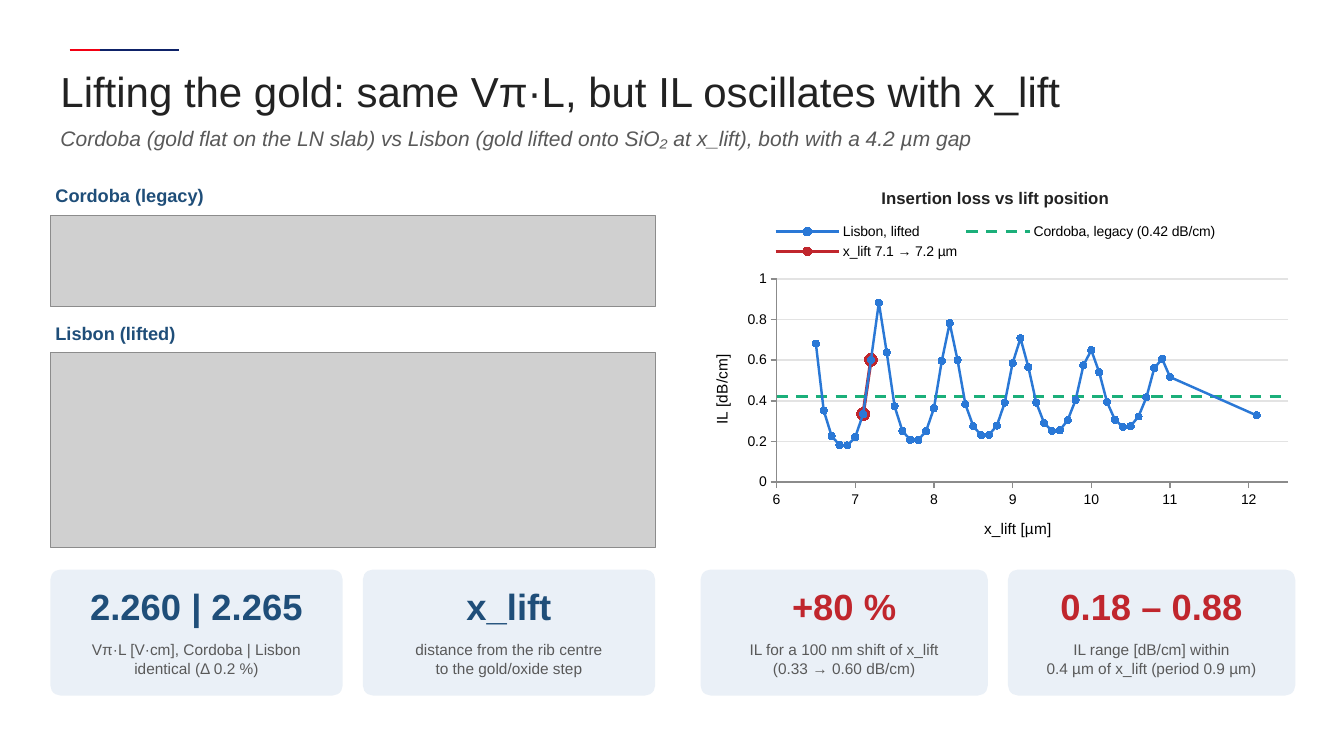
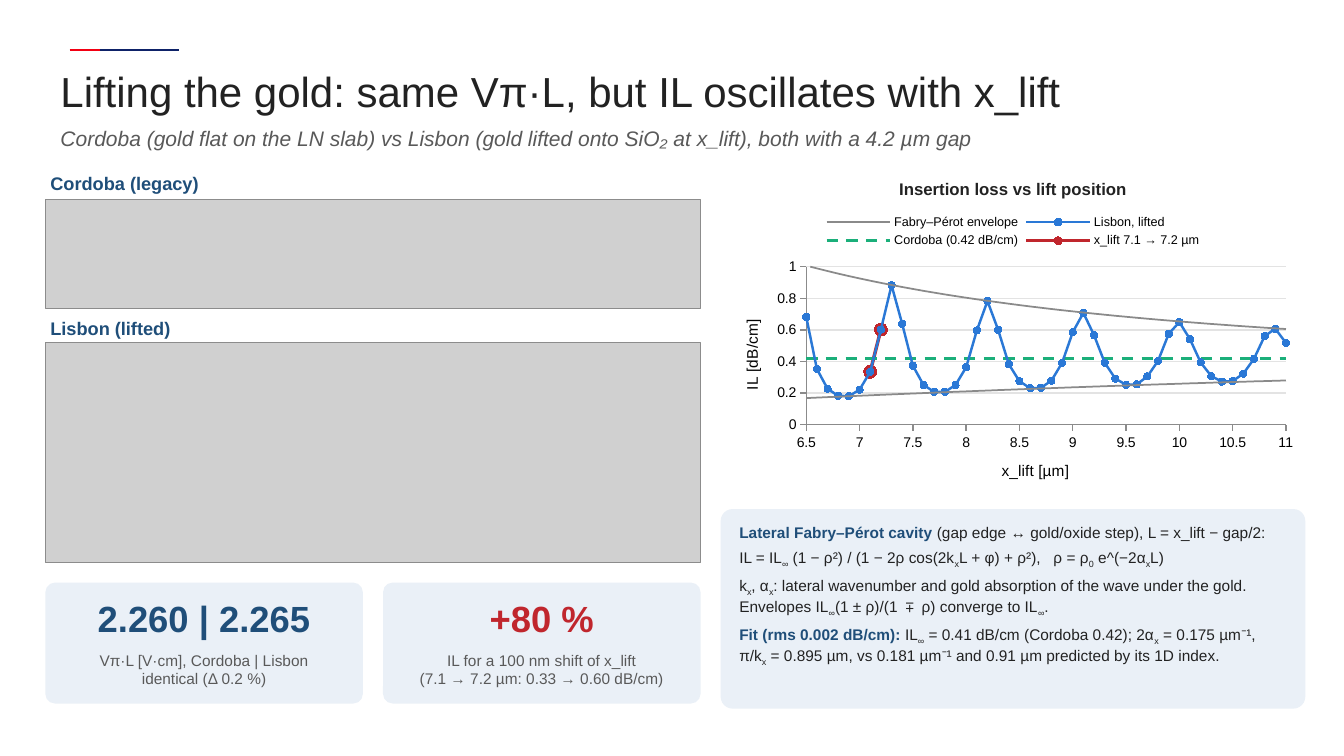
Before and after one commit to andreimuresian/claude, a slide deck: slide 2 of results/buffer/VPI_Lisbon_Lifted_buffer-meeting.pptx. Drawn at 1344x756 pixels with LibreOffice and Linux fonts; fonts in the diff are those of the drawing; grey boxes stand for pictures; background and template pictures are left out. Boxes give left, top, right and bottom in pixels: in the first picture for what was removed or moved away, otherwise in the second. Text is boxed around its words. In the diff, an @@ line names an element or a change of style, - is before the commit and + after.

```diff
--- a/results/buffer/VPI_Lisbon_Lifted_buffer-meeting.pptx
+++ b/results/buffer/VPI_Lisbon_Lifted_buffer-meeting.pptx
@@ text "Cordoba (legacy)": place and size @@
-text "Cordoba (legacy)" at (55,188,204,206)
+text "Cordoba (legacy)" at (50,176,199,194)
@@ scatter lines chart at (721,163,1306,501) @@
-Lisbon, lifted: (6.5, 0.68), (6.6, 0.35), (6.7, 0.23), (6.8, 0.18), (6.9, 0.18), (7, 0.22), (7.1, 0.33), (7.2, 0.6), (7.3, 0.88), (7.4, 0.64), (7.5, 0.37), (7.6, 0.25), (7.7, 0.21), (7.8, 0.21), (7.9, 0.25), (8, 0.36), (8.1, 0.6), (8.2, 0.78), (8.3, 0.6), (8.4, 0.38), (8.5, 0.28), (8.6, 0.23), (8.7, 0.23), (8.8, 0.28), (8.9, 0.39), (9, 0.58), (9.1, 0.71), (9.2, 0.57), (9.3, 0.39), (9.4, 0.29), (9.5, 0.25), (9.6, 0.25), (9.7, 0.31), (9.8, 0.4), (9.9, 0.57), (10, 0.65), (10.1, 0.54), (10.2, 0.39), (10.3, 0.31), (10.4, 0.27), (10.5, 0.28), (10.6, 0.32), (10.7, 0.42), (10.8, 0.56), (10.9, 0.61), (11, 0.52), (12.1, 0.33)
+Fabry–Pérot envelope: (6.5, 1.01), (6.6, 0.99), (6.7, 0.97), (6.8, 0.96), (6.9, 0.94), (7, 0.93), (7.1, 0.91), (7.2, 0.9), (7.3, 0.88), (7.4, 0.87), (7.5, 0.86), (7.6, 0.85), (7.7, 0.84), (7.8, 0.82), (7.9, 0.81), (8, 0.8), (8.1, 0.79), (8.2, 0.78), (8.3, 0.77), (8.4, 0.77), (8.5, 0.76), (8.6, 0.75), (8.7, 0.74), (8.8, 0.73), (8.9, 0.72), (9, 0.72), (9.1, 0.71), (9.2, 0.7), (9.3, 0.7), (9.4, 0.69), (9.5, 0.68), (9.6, 0.68), (9.7, 0.67), (9.8, 0.66), (9.9, 0.66), (10, 0.65), (10.1, 0.65), (10.2, 0.64), (10.3, 0.64), (10.4, 0.63), (10.5, 0.63), (10.6, 0.62), (10.7, 0.62), (10.8, 0.61), (10.9, 0.61), (11, 0.61)
@@ colour of Fabry–Pérot envelope #2A78D6 to #8A8A8A @@
-Cordoba, legacy (0.42 dB/cm): (6, 0.42), (12.5, 0.42)
+Series 2: (6.5, 0.17), (6.6, 0.17), (6.7, 0.17), (6.8, 0.18), (6.9, 0.18), (7, 0.18), (7.1, 0.19), (7.2, 0.19), (7.3, 0.19), (7.4, 0.19), (7.5, 0.2), (7.6, 0.2), (7.7, 0.2), (7.8, 0.21), (7.9, 0.21), (8, 0.21), (8.1, 0.21), (8.2, 0.22), (8.3, 0.22), (8.4, 0.22), (8.5, 0.22), (8.6, 0.23), (8.7, 0.23), (8.8, 0.23), (8.9, 0.23), (9, 0.24), (9.1, 0.24), (9.2, 0.24), (9.3, 0.24), (9.4, 0.25), (9.5, 0.25), (9.6, 0.25), (9.7, 0.25), (9.8, 0.25), (9.9, 0.26), (10, 0.26), (10.1, 0.26), (10.2, 0.26), (10.3, 0.27), (10.4, 0.27), (10.5, 0.27), (10.6, 0.27), (10.7, 0.27), (10.8, 0.28), (10.9, 0.28), (11, 0.28)
@@ colour of Series 2 #1BAF7A to #8A8A8A @@
-x_lift 7.1 → 7.2 µm: (7.1, 0.33), (7.2, 0.6)
+Lisbon, lifted: (6.5, 0.68), (6.6, 0.35), (6.7, 0.23), (6.8, 0.18), (6.9, 0.18), (7, 0.22), (7.1, 0.33), (7.2, 0.6), (7.3, 0.88), (7.4, 0.64), (7.5, 0.37), (7.6, 0.25), (7.7, 0.21), (7.8, 0.21), (7.9, 0.25), (8, 0.36), (8.1, 0.6), (8.2, 0.78), (8.3, 0.6), (8.4, 0.38), (8.5, 0.28), (8.6, 0.23), (8.7, 0.23), (8.8, 0.28), (8.9, 0.39), (9, 0.58), (9.1, 0.71), (9.2, 0.57), (9.3, 0.39), (9.4, 0.29), (9.5, 0.25), (9.6, 0.25), (9.7, 0.31), (9.8, 0.4), (9.9, 0.57), (10, 0.65), (10.1, 0.54), (10.2, 0.39), (10.3, 0.31), (10.4, 0.27), (10.5, 0.28), (10.6, 0.32), (10.7, 0.42), (10.8, 0.56), (10.9, 0.61), (11, 0.52)
@@ colour of Lisbon, lifted #C0262D to #2A78D6 @@
+Cordoba (0.42 dB/cm): (6.5, 0.42), (11, 0.42)
+x_lift 7.1 → 7.2 µm: (7.1, 0.33), (7.2, 0.6)
@@ legend changed @@
@@ category axis changed @@
@@ scatter lines chart: place and size @@
-scatter lines chart at (691,171,1301,560)
+scatter lines chart at (721,163,1306,501)
@@ picture: place and size @@
-picture at (50,216,655,308)
+picture at (45,200,701,309)
@@ text "Lisbon (lifted)": place and size @@
-text "Lisbon (lifted)" at (55,326,175,344)
+text "Lisbon (lifted)" at (50,321,170,339)
@@ picture: place and size @@
-picture at (50,353,655,547)
+picture at (45,343,701,563)
@@ rounded rectangle "Lateral Fabry–Pérot cavity (gap edge ...": place and size @@
-rounded rectangle "Lateral Fabry–Pérot cavity (gap edge ..." at (701,570,988,696)
+rounded rectangle "Lateral Fabry–Pérot cavity (gap edge ..." at (721,509,1306,709)
@@ rounded rectangle "Lateral Fabry–Pérot cavity (gap edge ..." at (721,509,1306,709): proportions changed @@
@@ text in rounded rectangle at (739,526,1266,665): text added @@
+Lateral Fabry–Pérot cavity (gap edge ↔ gold/oxide step), L = x_lift − gap/2:
+IL = IL∞ (1 − ρ²) / (1 − 2ρ cos(2kxL + φ) + ρ²), ρ = ρ0 e^(−2αxL)
+kx, αx: lateral wavenumber and gold absorption of the wave under the gold. Envelopes IL∞(1 ± ρ)/(1 ∓ ρ) converge to IL∞.
+Fit (rms 0.002 dB/cm): IL∞ = 0.41 dB/cm (Cordoba 0.42); 2αx = 0.175 µm⁻¹, π/kx = 0.895 µm, vs 0.181 µm⁻¹ and 0.91 µm predicted by its 1D index.
@@ text "2.260 | 2.265": place and size @@
-text "2.260 | 2.265" at (90,594,302,621)
+text "2.260 | 2.265" at (98,606,310,633)
@@ rounded rectangle: place and size @@
-rounded rectangle at (50,570,343,696)
+rounded rectangle at (45,583,363,704)
@@ rounded rectangle: place and size @@
-rounded rectangle at (363,570,655,696)
+rounded rectangle at (383,583,701,704)
@@ text "+80 %": place and size @@
-text "+80 %" at (792,594,854,621)
+text "+80 %" at (490,606,552,633)
@@ text removed at (466,593,551,625) @@
-x_lift
@@ rounded rectangle removed at (1008,570,1296,696) @@
@@ text removed at (1060,594,1243,621) @@
-0.18 – 0.88
@@ text "Vπ·L [V·cm], Cordoba | Lisbon": place and size @@
-text "Vπ·L [V·cm], Cordoba | Lisbon" at (92,644,300,677)
+text "Vπ·L [V·cm], Cordoba | Lisbon" at (100,655,308,687)
@@ text "IL for a 100 nm ...": place and size @@
-text "IL for a 100 nm ..." at (750,644,939,677)
+text "IL for a 100 nm ..." at (420,655,663,687)
@@ text removed at (415,644,602,677) @@
-distance from the rib centre
-to the gold/oxide step
@@ text removed at (1047,644,1256,677) @@
-IL range [dB/cm] within
-0.4 µm of x_lift (period 0.9 µm)
@@ text at (420,673,663,687): text changed @@
-(0.33 → 0.60 dB/cm)
+(7.1 → 7.2 µm: 0.33 → 0.60 dB/cm)
```
Also in this commit, not shown: 1 slide added, 1 slide removed, 1 other file.
